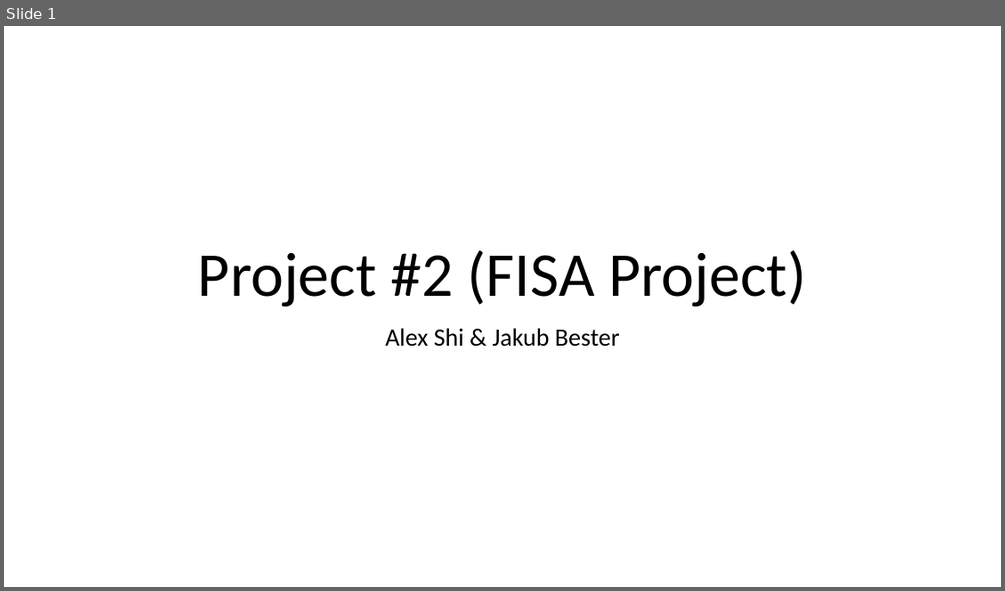
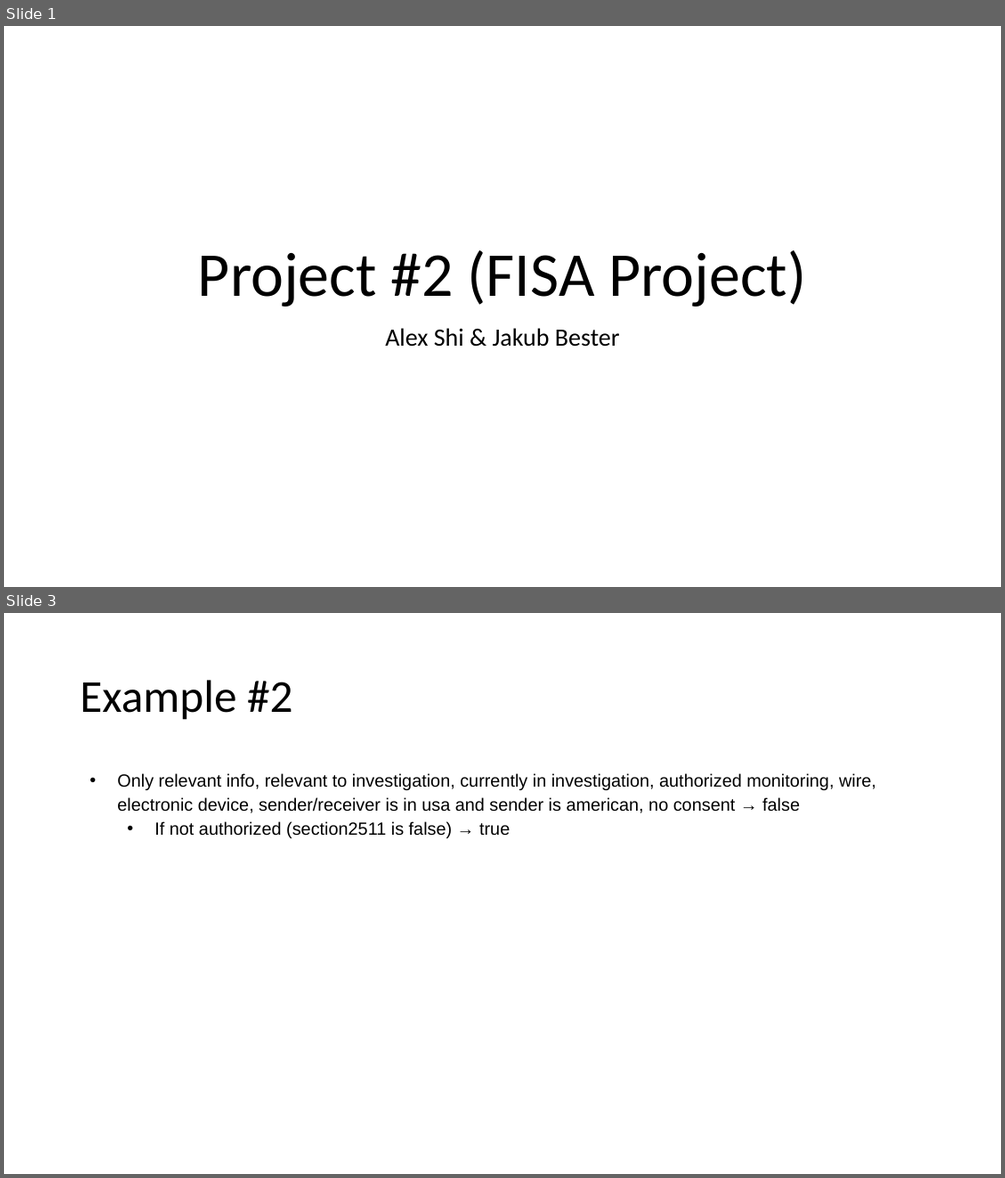
Before and after one commit to jakubbester/fisa-project, a slide deck: Project #2 (FISA Project).pptx. Shown one above the other, each under a label of ours: slide 1 before the commit, slides 1 and 3 after it; the slides between them are not shown. The pictures are 1005x591 and 1005x1178 pixels, drawn with LibreOffice and Linux fonts; fonts in the diff are those of the drawing. Boxes give left, top, right and bottom in pixels: in the first picture for what was removed or moved away, otherwise in the second. Text is boxed around its words. In the diff, an @@ line names an element or a change of style, - is before the commit and + after.

Commit message:
ppt examples)

```diff
--- a/Project #2 (FISA Project).pptx
+++ b/Project #2 (FISA Project).pptx
@@ slide 3 added at box(4, 613, 1001, 1174), background #FFFFFF @@
@@ title added at box(80, 680, 293, 720), 44 pt, text #000000 @@
+Example #2
@@ text added at box(117, 773, 876, 838), 17 pt, text #000000 @@
+• Only relevant info, relevant to investigation, currently in investigation, authorized monitoring, wire, electronic device, sender/receiver is in usa and sender is american, no consent → false
+  • If not authorized (section2511 is false) → true
```
Also in this commit, not shown: 1 other slide changed, 3 other slides added, 4 slides removed.
